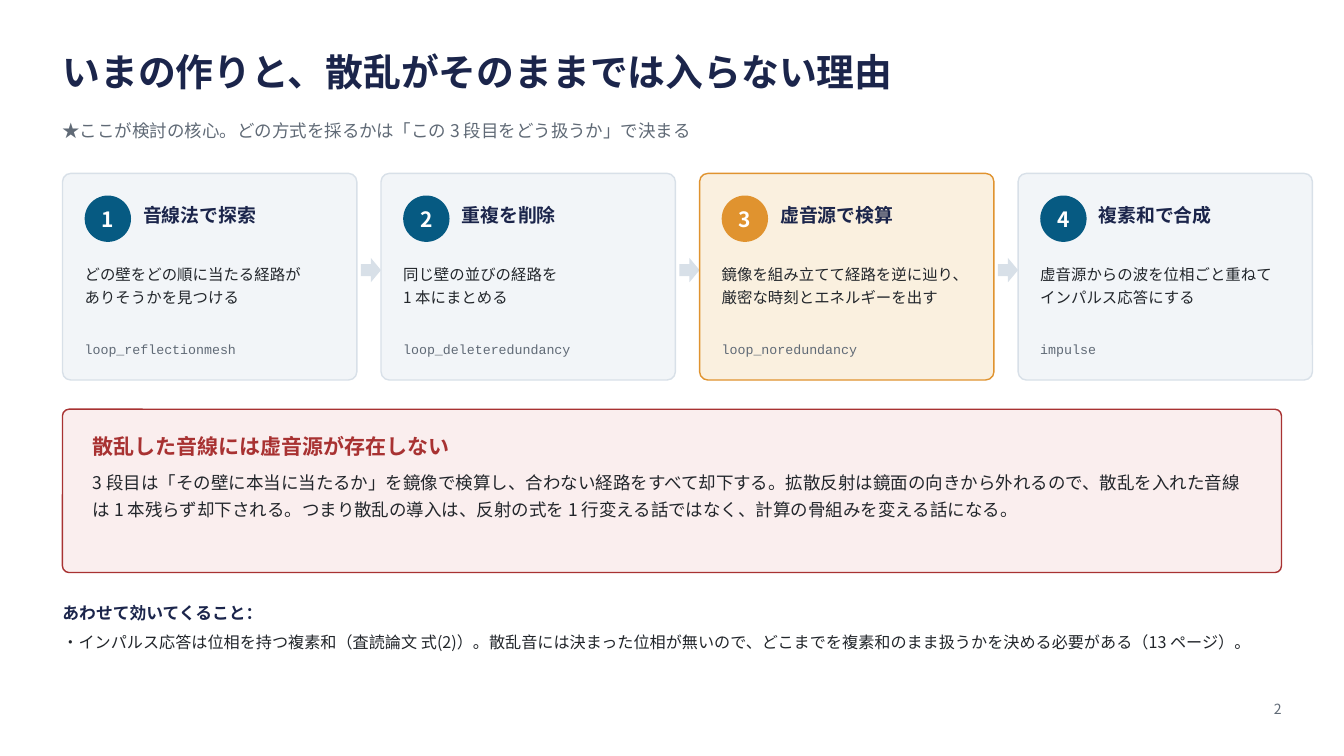
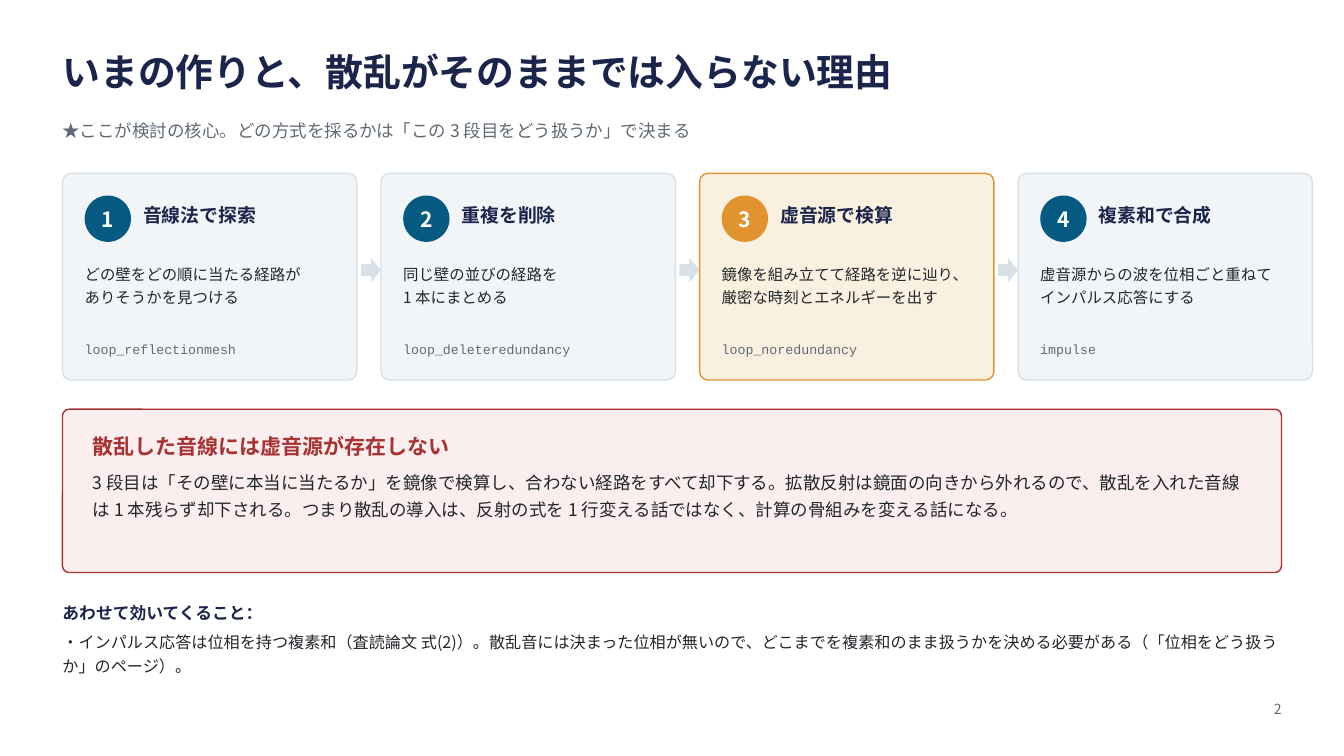
Before and after one commit to saka810/nea-simulation-pj, a slide deck: slide 3 of 評価レポート/2026-09-21_散乱の導入方針_WIN250046_Claude.pptx. Drawn at 1344x756 pixels with LibreOffice and Linux fonts; fonts in the diff are those of the drawing. Boxes give left, top, right and bottom in pixels: in the first picture for what was removed or moved away, otherwise in the second. Text is boxed around its words. In the diff, an @@ line names an element or a change of style, - is before the commit and + after.

```diff
--- a/評価レポート/2026-09-21_散乱の導入方針_WIN250046_Claude.pptx
+++ b/評価レポート/2026-09-21_散乱の導入方針_WIN250046_Claude.pptx
@@ text at bbox=[62, 634, 1278, 674]: text changed @@
-・インパルス応答は位相を持つ複素和（査読論文 式(2)）。散乱音には決まった位相が無いので、どこまでを複素和のまま扱うかを決める必要がある（13 ページ）。
+・インパルス応答は位相を持つ複素和（査読論文 式(2)）。散乱音には決まった位相が無いので、どこまでを複素和のまま扱うかを決める必要がある（「位相をどう扱うか」のページ）。
```
Also in this commit, not shown: 1 other slide changed.
